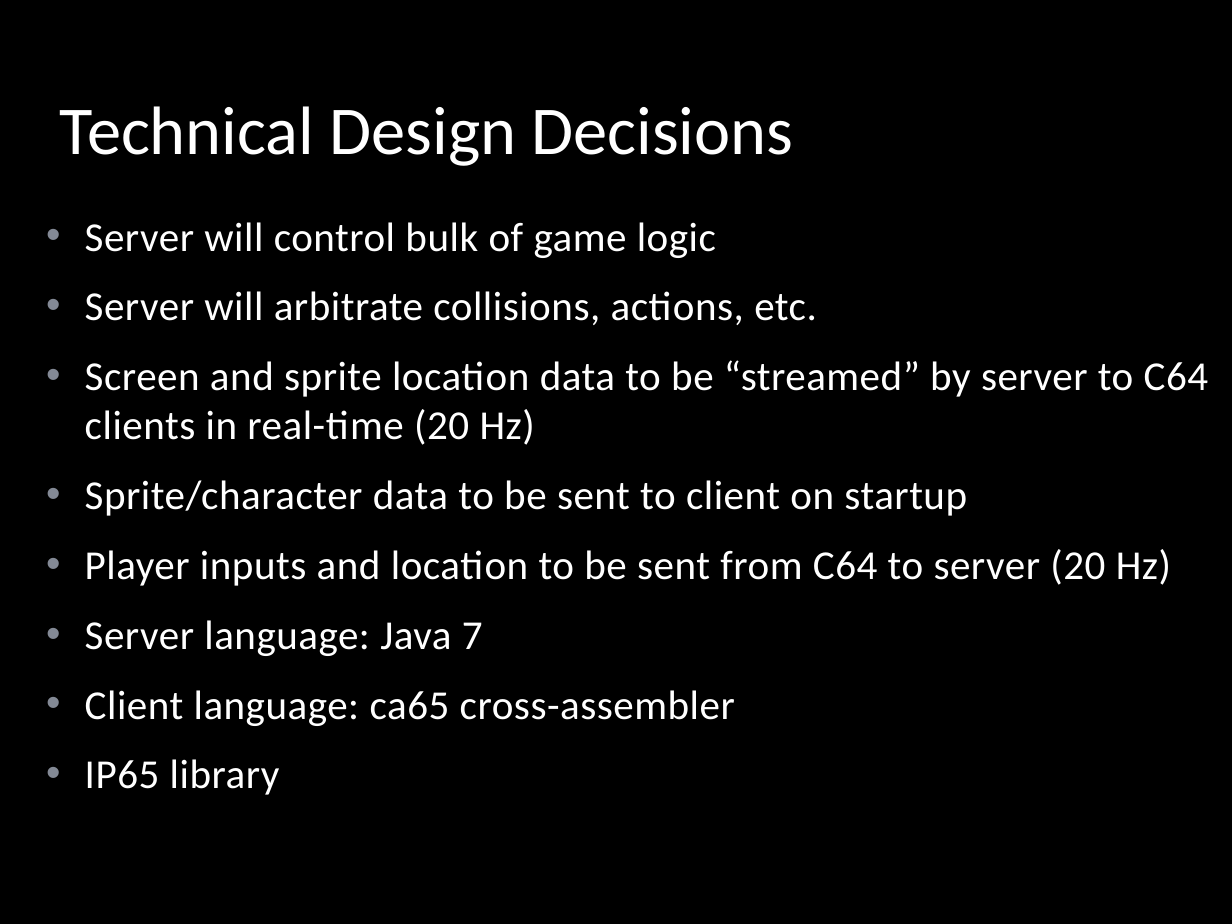
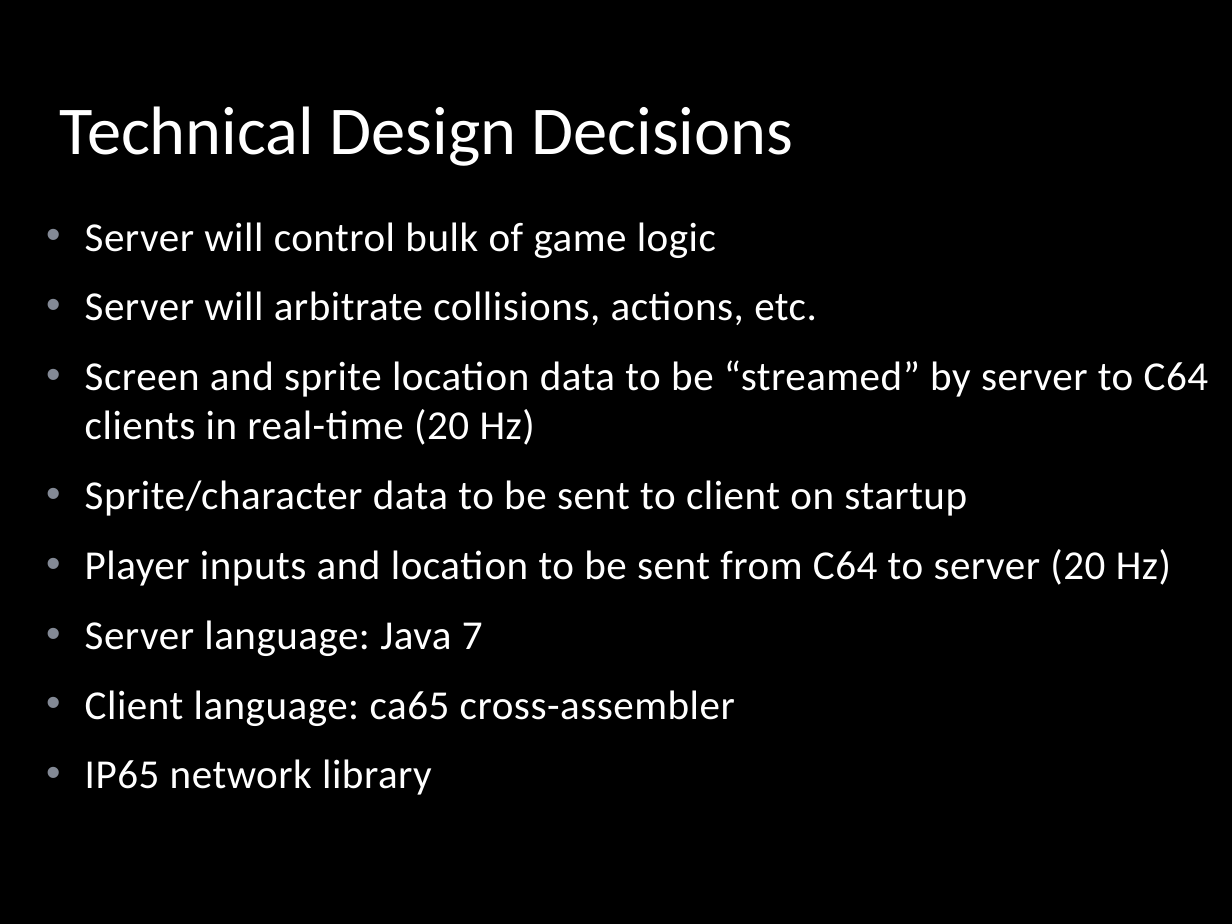
Before and after one commit to LeifBloomquist/Vortex, a slide deck: slide 9 of Docs/Vortex ECCC 2013.pptx. Drawn at 1232x924 pixels with LibreOffice and Linux fonts; fonts in the diff are those of the drawing; background and template pictures are left out. Boxes give left, top, right and bottom in pixels: in the first picture for what was removed or moved away, otherwise in the second. Text is boxed around its words. In the diff, an @@ line names an element or a change of style, - is before the commit and + after.

```diff
--- a/Docs/Vortex ECCC 2013.pptx
+++ b/Docs/Vortex ECCC 2013.pptx
@@ text at (85, 759, 432, 795): text changed @@
-• IP65 library
+• IP65 network library
```
Also in this commit, not shown: 4 other slides changed, 1 slide added, 2 slides removed.
